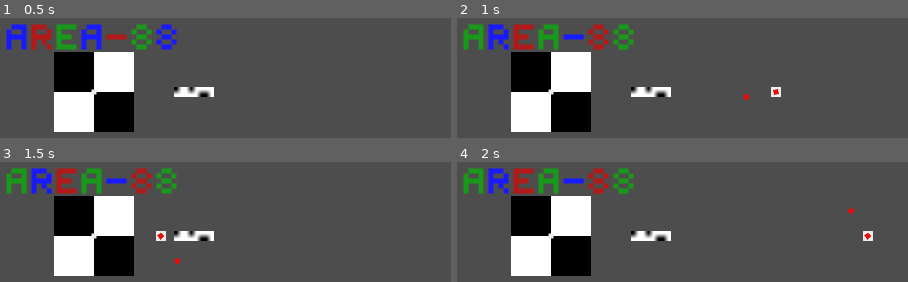
Above: before the commit, frames 1-4 (two rows, left to right).
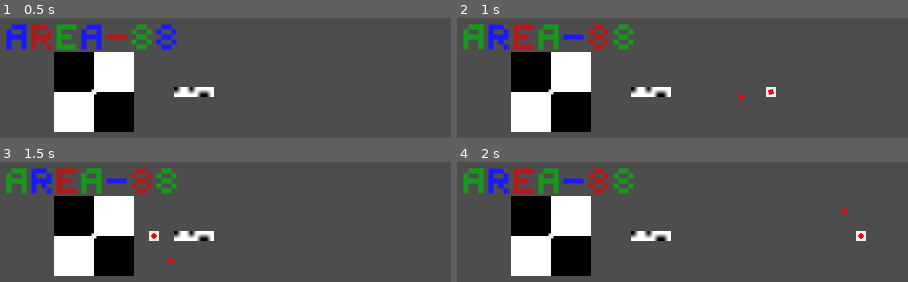
Above: after the commit, the same moments.

Repository: shoggoth/weapon_exp_godot
Game: Godot game, scene res://scene/player.tscn
Same seed, same stepped clock (60 frames per second), same inputs: the game is played once before the commit and once after it. The project has no main scene, so this scene is started directly.
Inputs:
- Up to frame 1 (0.5 s): no input
- Up to frame 2 (1 s): hold D (right) from 0.53 s (still down); hold Space (fire) from 0.53 s (still down)
- Up to frame 3 (1.5 s): release D (right) at 1.28 s; release Space (fire) at 1.28 s; hold S (down) from 1.28 s (still down); tap Space (fire) at 1.35 s
- Up to frame 4 (2 s): keep holding S (down)

Frame 1 is identical in both runs. In frame 2, 0.3% of the frame differs, in the area x 62-72%, y 57-69%; in frame 3, 0.4%, in the area x 33-40%, y 57-85%; in frame 4, 0.4%.

Commit message:
smoothed out the physics interpolation for tweens

Diff:
--- a/project.godot
+++ b/project.godot
@@ -75,9 +75,11 @@
 
 [physics]
 
+2d/run_on_separate_thread=true
 common/physics_ticks_per_second=50
 common/physics_jitter_fix=0.0
 common/physics_interpolation=true
+common/enable_object_picking=false
 
 [rendering]
 
--- a/scene/bullet.gd
+++ b/scene/bullet.gd
@@ -7,6 +7,7 @@
 
 func go(direction: Vector2) -> bool:
 	var move_tween = create_tween()
+	move_tween.set_process_mode(Tween.TWEEN_PROCESS_PHYSICS)
 	move_tween.tween_property(self, "position", direction * speed_multiplier, duration).as_relative()
 	move_tween.tween_callback(func(): queue_free())
 	if direction.y: rotation = PI * 0.5
--- a/scene/player.tscn
+++ b/scene/player.tscn
@@ -13,7 +13,7 @@
 [sub_resource type="ShaderMaterial" id="ShaderMaterial_2fvbb"]
 shader = ExtResource("1_fvtld")
 shader_parameter/offset = Vector2(-17.5, 0)
-shader_parameter/time = 49
+shader_parameter/time = 5769
 
 [sub_resource type="ShaderMaterial" id="ShaderMaterial_oh5ij"]
 shader = ExtResource("4_s4jxa")
@@ -35,6 +35,7 @@
 [node name="WeaponComponent" type="Node" parent="Player"]
 script = ExtResource("1_ct4mp")
 weapon = ExtResource("3_g2vtq")
+fire_on_input = false
 metadata/_custom_type_script = "uid://p37towmalkg0"
 
 [node name="TextNode" type="Node2D" parent="Player"]
--- a/scene/spin_bullet.tscn
+++ b/scene/spin_bullet.tscn
@@ -9,6 +9,21 @@
 func go(direction: Vector2) -> bool:
 	return $Bullet.go(direction)
 "
+
+[sub_resource type="Animation" id="Animation_bta03"]
+length = 0.001
+tracks/0/type = "value"
+tracks/0/imported = false
+tracks/0/enabled = true
+tracks/0/path = NodePath("Rotated:rotation")
+tracks/0/interp = 1
+tracks/0/loop_wrap = true
+tracks/0/keys = {
+"times": PackedFloat32Array(0),
+"transitions": PackedFloat32Array(1),
+"update": 0,
+"values": [0.0]
+}
 
 [sub_resource type="Animation" id="Animation_5m046"]
 resource_name = "default"
@@ -24,21 +39,6 @@
 "transitions": PackedFloat32Array(1, 1),
 "update": 0,
 "values": [0.0, 6.28319]
-}
-
-[sub_resource type="Animation" id="Animation_bta03"]
-length = 0.001
-tracks/0/type = "value"
-tracks/0/imported = false
-tracks/0/enabled = true
-tracks/0/path = NodePath("Rotated:rotation")
-tracks/0/interp = 1
-tracks/0/loop_wrap = true
-tracks/0/keys = {
-"times": PackedFloat32Array(0),
-"transitions": PackedFloat32Array(1),
-"update": 0,
-"values": [0.0]
 }
 
 [sub_resource type="AnimationLibrary" id="AnimationLibrary_4unu0"]
--- a/src/component/weapon.gd
+++ b/src/component/weapon.gd
@@ -6,13 +6,19 @@
 
 @export var weapon: Weapon
 @export var foo: Shape2D
+@export var fire_on_input := true
 
 func _ready():
 	weapon_ready.emit(weapon)
 	weapon_empty.emit(weapon)
 
+func _physics_process(delta: float) -> void:
+	if fire_on_input: return
+	else: if weapon && Input.is_action_just_pressed("fire"):
+		if weapon.fire(self.get_parent(), Vector2.LEFT): weapon_fired.emit(weapon)
+
 func _input(event: InputEvent) -> void:
-	if weapon && event.is_action_pressed("fire"):
+	if fire_on_input && weapon && event.is_action_pressed("fire"):
 		weapon.fire(self.get_parent(), Vector2.RIGHT, func(): print("Fire weapon cb"))
 		if weapon.fire(self.get_parent(), Vector2.LEFT): weapon_fired.emit(weapon)
 	else: if event.is_action_released("fire"):
